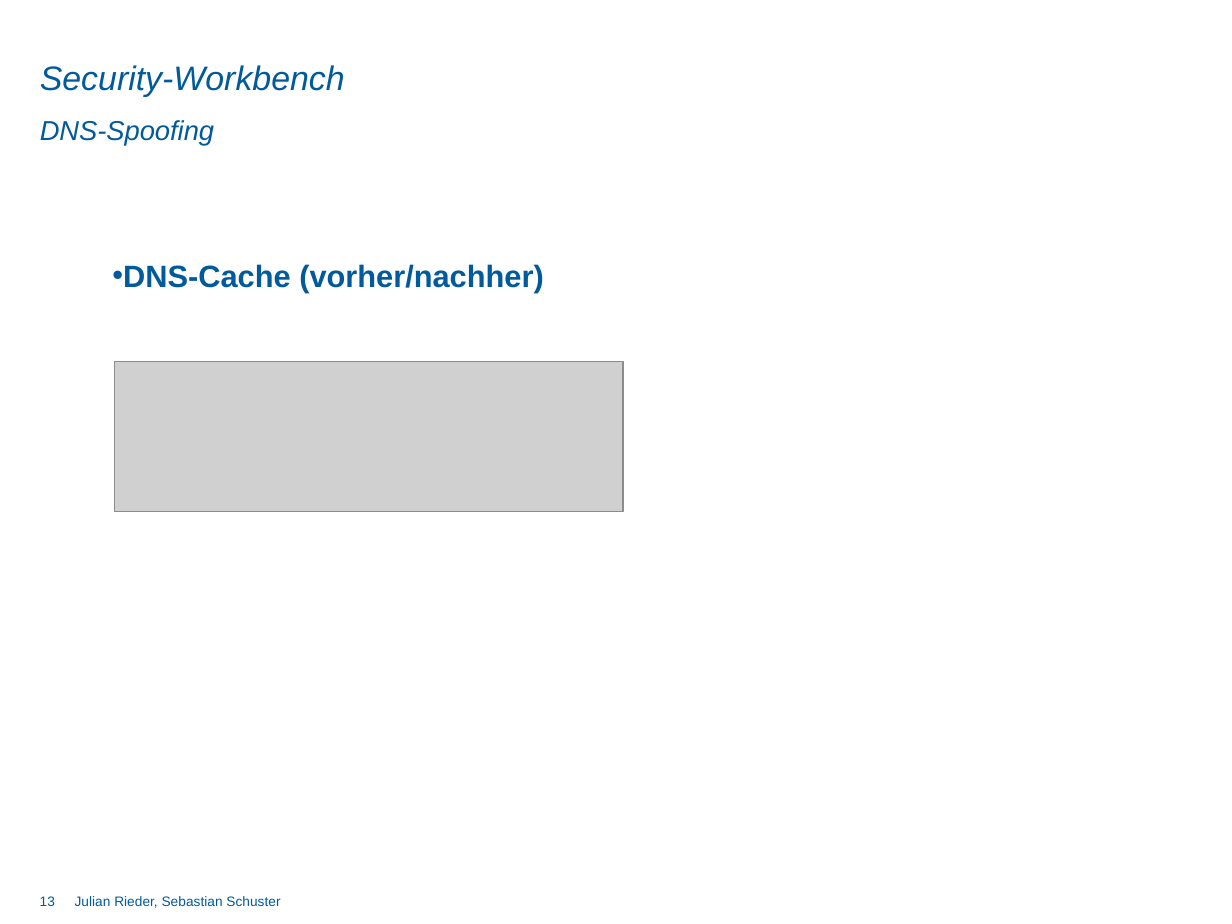
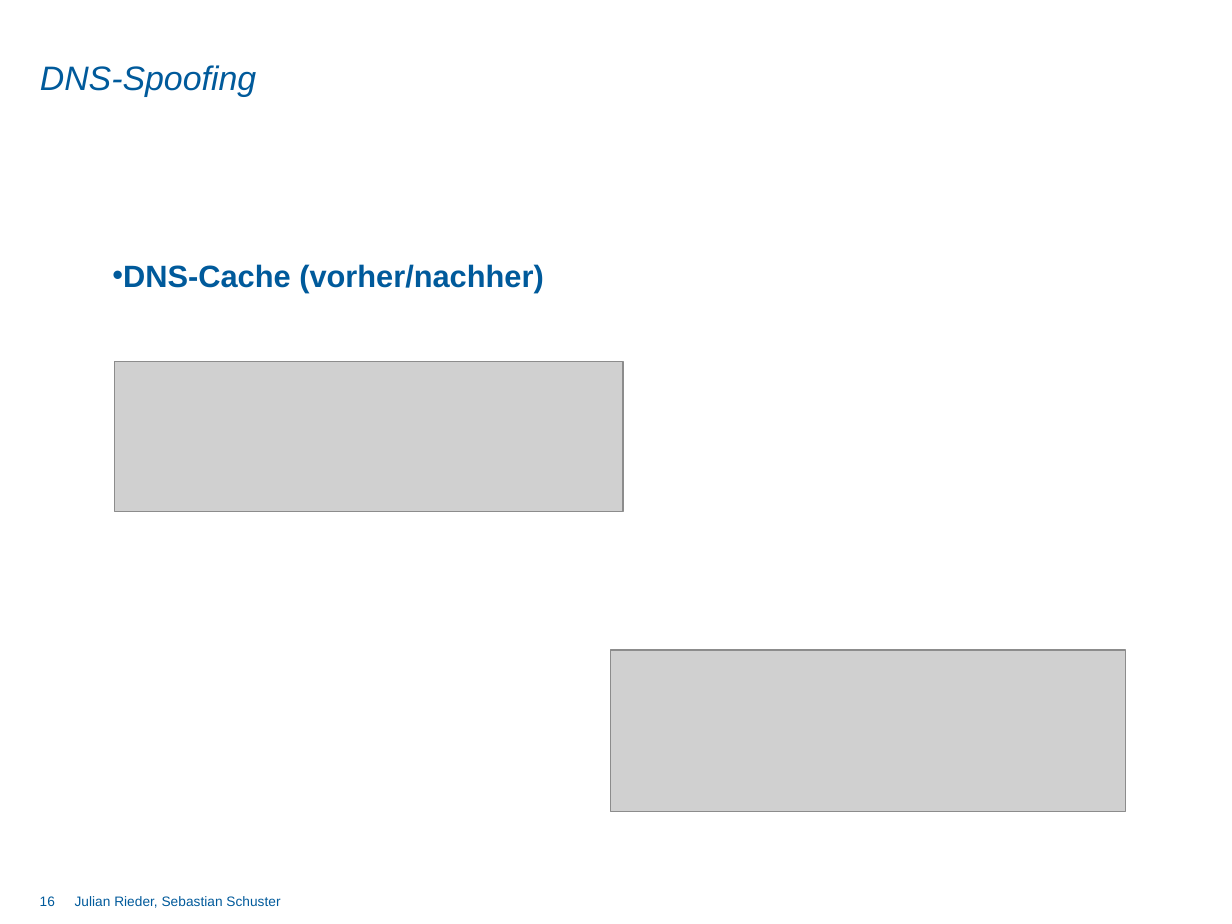
Before and after one commit to DominikSchlecht/masterProjWS15, a slide deck: slide 16 of Praesentation/Abschlusspräsentation/Endpräsentation_kurz.pptx (slide 13 before the commit). Drawn at 1232x924 pixels with LibreOffice and Linux fonts; fonts in the diff are those of the drawing; grey boxes stand for pictures; background and template pictures are left out. Boxes give left, top, right and bottom in pixels: in the first picture for what was removed or moved away, otherwise in the second. Text is boxed around its words. In the diff, an @@ line names an element or a change of style, - is before the commit and + after.

```diff
--- a/Praesentation/Abschlusspräsentation/Endpräsentation_kurz.pptx
+++ b/Praesentation/Abschlusspräsentation/Endpräsentation_kurz.pptx
@@ title at bbox=[40, 65, 257, 97]: text changed @@
-Security-Workbench
+DNS-Spoofing
@@ subtitle removed at bbox=[40, 120, 214, 146] @@
-DNS-Spoofing
@@ picture added at bbox=[611, 650, 1126, 812] @@
@@ page number at bbox=[40, 896, 55, 906]: text changed @@
-13
+16
```
Also in this commit, not shown: 13 other slides changed, 5 slides added, 2 slides removed.
